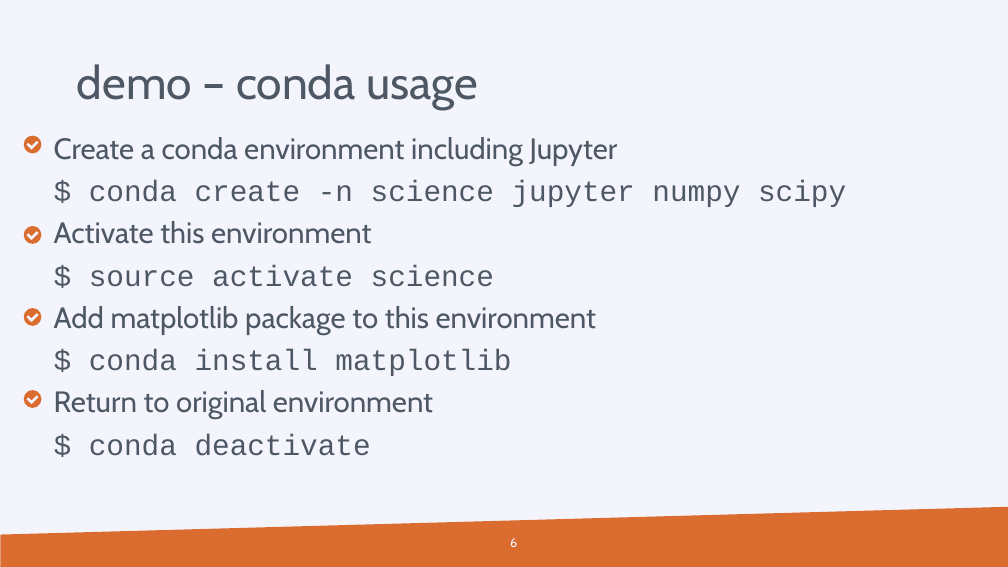
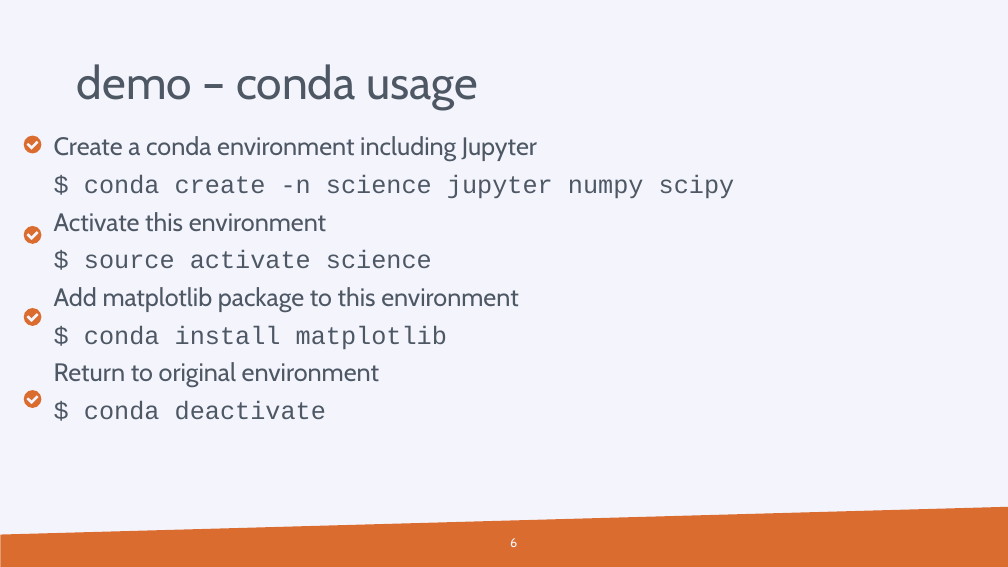
Before and after one commit to hpcleuven/HPC-intro, a slide deck: slide 6 of VSCintro-demo.pptx. Drawn at 1008x567 pixels with LibreOffice and Linux fonts; fonts in the diff are those of the drawing; background and template pictures are left out. Boxes give left, top, right and bottom in pixels: in the first picture for what was removed or moved away, otherwise in the second. Text is boxed around its words. In the diff, an @@ line names an element or a change of style, - is before the commit and + after.

```diff
--- a/VSCintro-demo.pptx
+++ b/VSCintro-demo.pptx
@@ text "Create a conda environment including ..." at (54, 136, 735, 420): size 28 to 24 pt @@
```
Also in this commit, not shown: 1 other file.
